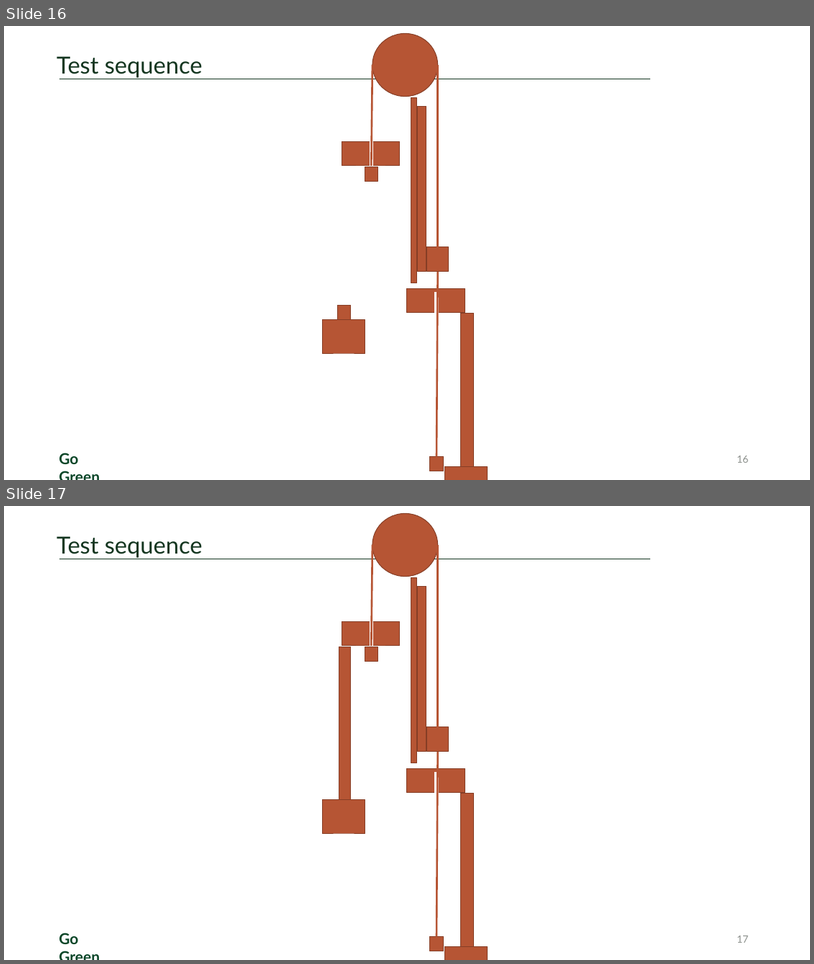
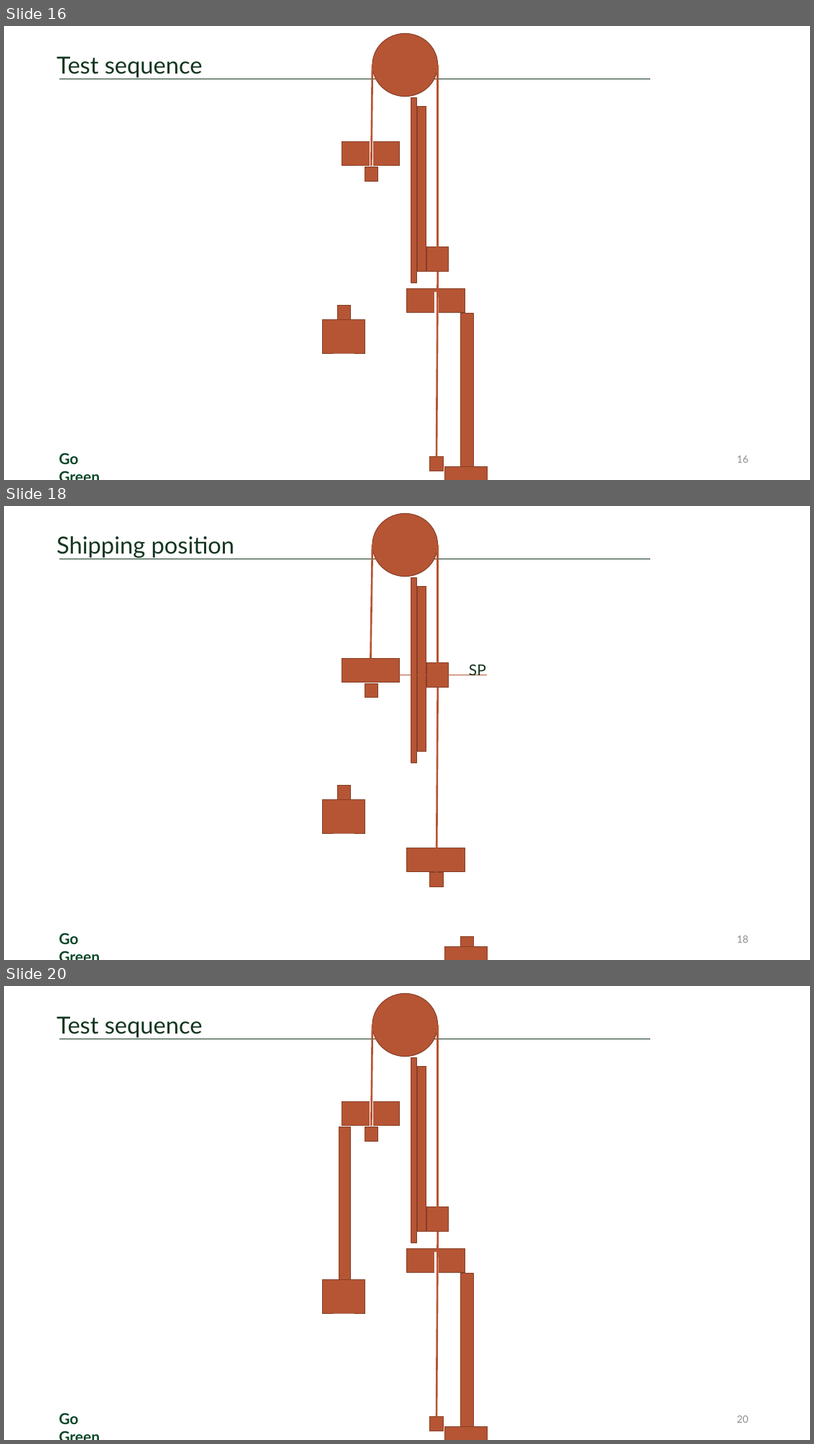
Before and after one commit to hashim-t/20-020-W601, a slide deck: Documents/20-020_W601.pptx. Shown one above the other, each under a label of ours: slides 16 and 17 before the commit, slides 16, 18 and 20 after it; the slides between them are not shown. The pictures are 814x964 and 814x1444 pixels, drawn with LibreOffice and Linux fonts; fonts in the diff are those of the drawing; background and template pictures are left out. Boxes give left, top, right and bottom in pixels: in the first picture for what was removed or moved away, otherwise in the second. Text is boxed around its words. In the diff, an @@ line names an element or a change of style, - is before the commit and + after.

```diff
--- a/Documents/20-020_W601.pptx
+++ b/Documents/20-020_W601.pptx
@@ slide 18 added at bbox=[4, 506, 810, 960], background #FFFFFF; not listed: 2 template elements that a slide beside it also shows @@
@@ ellipse added at bbox=[373, 513, 437, 576], fill #B65534, outline #873F26 0.85 pt @@
@@ title added at bbox=[57, 536, 235, 558], 28 pt, text #13351F @@
+Shipping position
@@ line added from (373, 545) to (371, 659), #B65534 2.25 pt @@
@@ line added from (437, 545) to (437, 663), #B65534 2.25 pt @@
@@ rectangle added at bbox=[370, 587, 373, 612], fill #FFFFFF, outline #FFFFFF 0.85 pt @@
@@ rectangle added at bbox=[412, 578, 417, 763], fill #B65534, outline #873F26 0.85 pt @@
@@ rectangle added at bbox=[418, 587, 427, 751], fill #B65534, outline #873F26 0.85 pt @@
@@ rectangle added at bbox=[370, 621, 373, 646], fill #FFFFFF, outline #FFFFFF 0.85 pt @@
@@ rectangle added at bbox=[342, 659, 400, 682], fill #B65534, outline #873F26 0.85 pt @@
@@ line added from (390, 674) to (487, 674), #B65534 0.75 pt @@
@@ rectangle added at bbox=[427, 663, 449, 687], fill #B65534, outline #873F26 0.85 pt @@
@@ text added at bbox=[469, 664, 486, 675], 18 pt, text #13351F @@
+SP
@@ rectangle added at bbox=[365, 683, 378, 698], fill #B65534, outline #873F26 0.85 pt @@
@@ line added from (437, 687) to (437, 872), #B65534 2.25 pt @@
@@ rectangle added at bbox=[338, 785, 351, 800], fill #B65534, outline #873F26 0.85 pt @@
@@ rectangle added at bbox=[435, 772, 438, 796], fill #FFFFFF, outline #FFFFFF 0.85 pt @@
@@ rectangle added at bbox=[323, 800, 365, 834], fill #B65534, outline #873F26 0.85 pt @@
@@ rectangle added at bbox=[407, 848, 466, 872], fill #B65534, outline #873F26 0.85 pt @@
@@ rectangle added at bbox=[430, 872, 444, 887], fill #B65534, outline #873F26 0.85 pt @@
@@ rectangle added at bbox=[460, 936, 474, 946], fill #B65534, outline #873F26 0.85 pt @@
@@ page number added at bbox=[737, 935, 748, 942], 12 pt, text #8C908D @@
+18
@@ rectangle added at bbox=[445, 947, 487, 960], fill #B65534, outline #873F26 0.85 pt @@
@@ what was slide 17 is now slide 20 @@
@@ page number at bbox=[737, 1415, 748, 1422]: text changed @@
-17
+20
```
Also in this commit, not shown: 2 other slides added, 8 other files.
